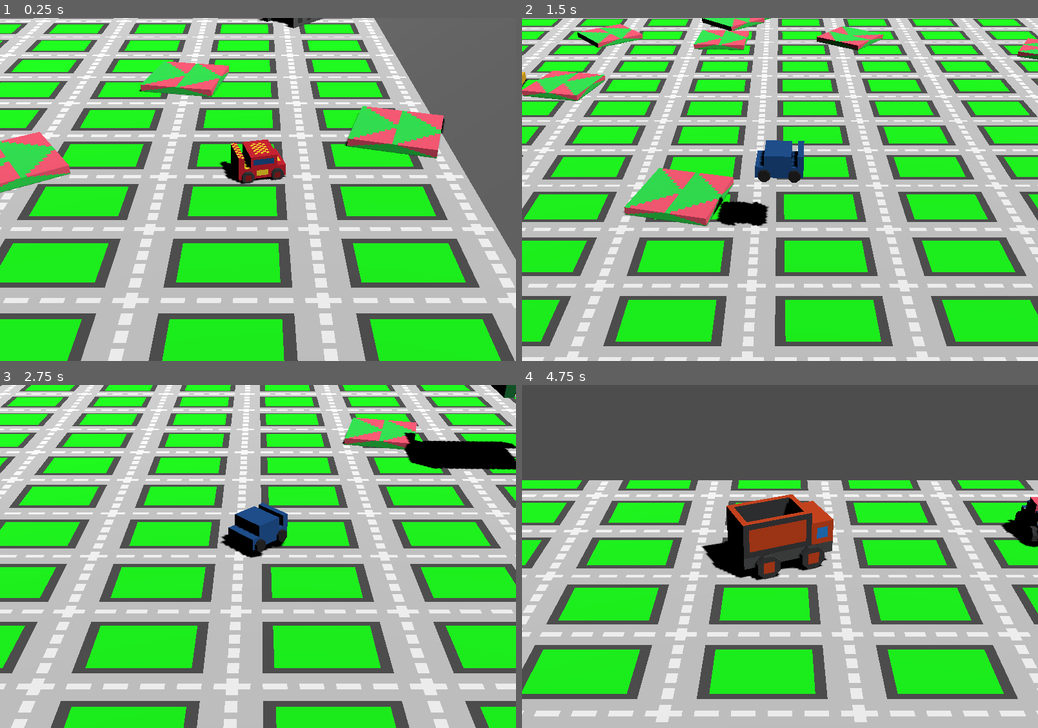
Above: before the commit, frames 1-4 (two rows, left to right).
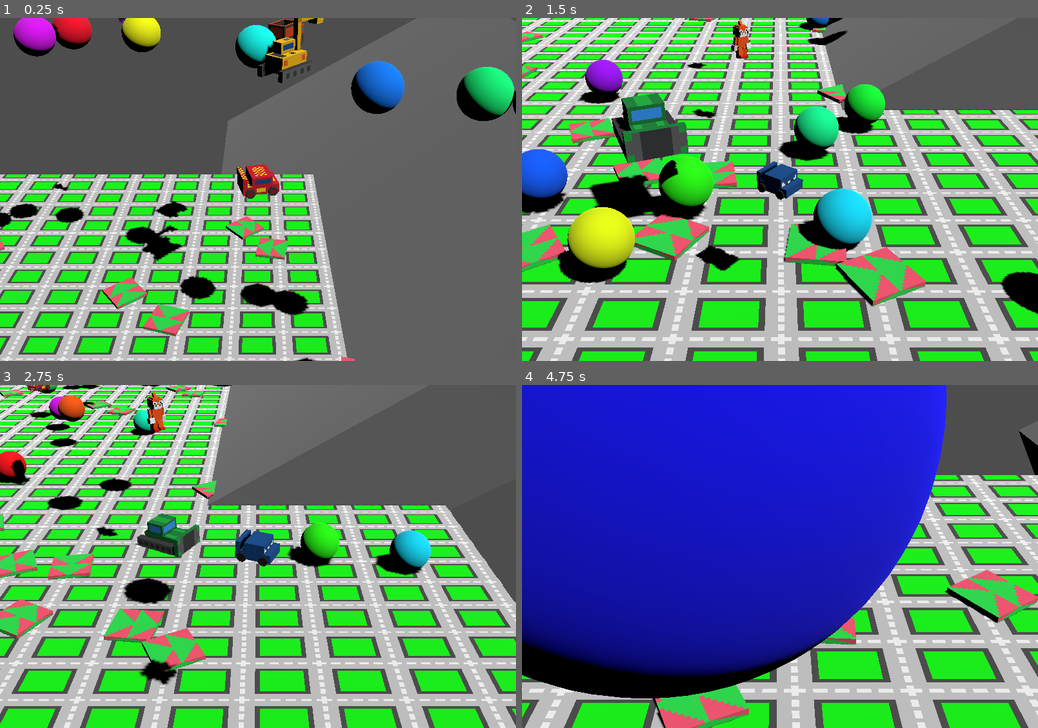
Above: after the commit, the same moments.

Repository: KYOHEI-ABC/CARS
Game: Godot game, scene res://main.tscn
Two runs of this game, one before a commit and one after it. Both use one fixed random seed, a clock stepped at 60 frames per second and the inputs below.
Inputs:
- Up to frame 1 (0.25 s): no input
- Up to frame 2 (1.5 s): tap Enter at 0.5, 1.35 s; hold D 0.53-1.28 s; tap Shift at 0.6 s; tap Space at 0.77 s; hold S from 1.28 s (still down)
- Up to frame 3 (2.75 s): tap Space at 1.52 s; release S at 2.03 s; hold D from 2.03 s (still down); tap Shift at 2.1 s
- Up to frame 4 (4.75 s): release D at 2.78 s; hold W 2.78-3.53 s; tap Enter at 2.85, 4.35 s; tap Space at 3.02, 3.77, 4.52 s; hold A from 3.53 s (still down); tap Shift at 3.6 s

The runs differ from the first frame. In frame 1, 76% of the frame differs, in the area x 0-100%, y 0-100%; in frame 2, 77%; in frame 3, 75%; in frame 4, 87%.

Commit message:
Update ball physics properties and enhance main scene setup; adjust mass and gravity scale for better gameplay dynamics

Diff:
--- a/ball.tscn
+++ b/ball.tscn
@@ -18,8 +18,9 @@
 height = 2.0
 
 [node name="RigidBody3D" type="RigidBody3D"]
-mass = 0.8
+mass = 1.2
 physics_material_override = SubResource("PhysicsMaterial_cbx31")
+gravity_scale = 1.5
 script = ExtResource("1_x8fbi")
 
 [node name="CollisionShape3D" type="CollisionShape3D" parent="."]
--- a/main.tscn
+++ b/main.tscn
@@ -70,8 +70,8 @@
 mesh = SubResource("BoxMesh_5vw27")
 
 [node name="Camera3D" type="Camera3D" parent="Environment"]
-transform = Transform3D(1, 0, 0, 0, 0.866025, 0.5, 0, -0.5, 0.866025, 0, 6, 12)
-fov = 30.0
+transform = Transform3D(1, 0, 0, 0, 0.866025, 0.5, 0, -0.5, 0.866025, 0, 7, 13)
+fov = 35.0
 
 [node name="DirectionalLight3D" type="DirectionalLight3D" parent="Environment/Camera3D"]
 transform = Transform3D(0.848048, -0.280814, 0.449397, 0, 0.848048, 0.529919, -0.529919, -0.449397, 0.719186, 128, 0, 0)
--- a/scripts/main.gd
+++ b/scripts/main.gd
@@ -18,15 +18,21 @@
 		add_child(character)
 		character.body.position.x = (randf() - 0.5) * 50
 		character.body.position.z = (randf() - 0.5) * 50
+		character.body.position.y = 16
 
-	for i in range(16):
-		add_child(load("res://ball.tscn").instantiate())
+	for i in range(32):
+		var ball = load("res://ball.tscn").instantiate()
+		add_child(ball)
+		ball.position.x = (randf() - 0.5) * 50
+		ball.position.z = (randf() - 0.5) * 50
+		ball.position.y = 16
 
 	for i in range(32):
 		var dz = load("res://dash_zone.tscn").instantiate()
 		add_child(dz)
 		dz.position.x = (randf() - 0.5) * 50
 		dz.position.z = (randf() - 0.5) * 50
+
 		dz.rotation.y = deg_to_rad(randf() * 360)
 
 
